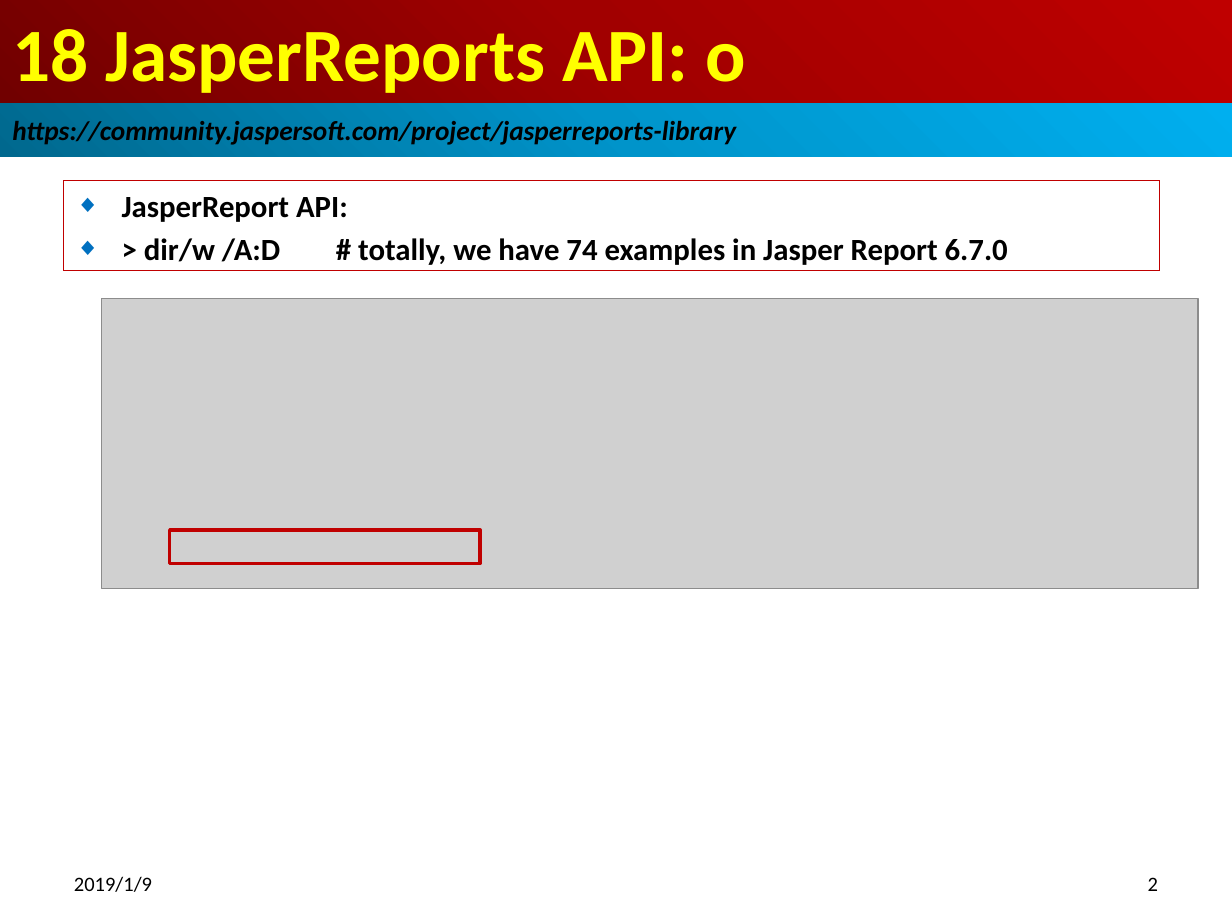
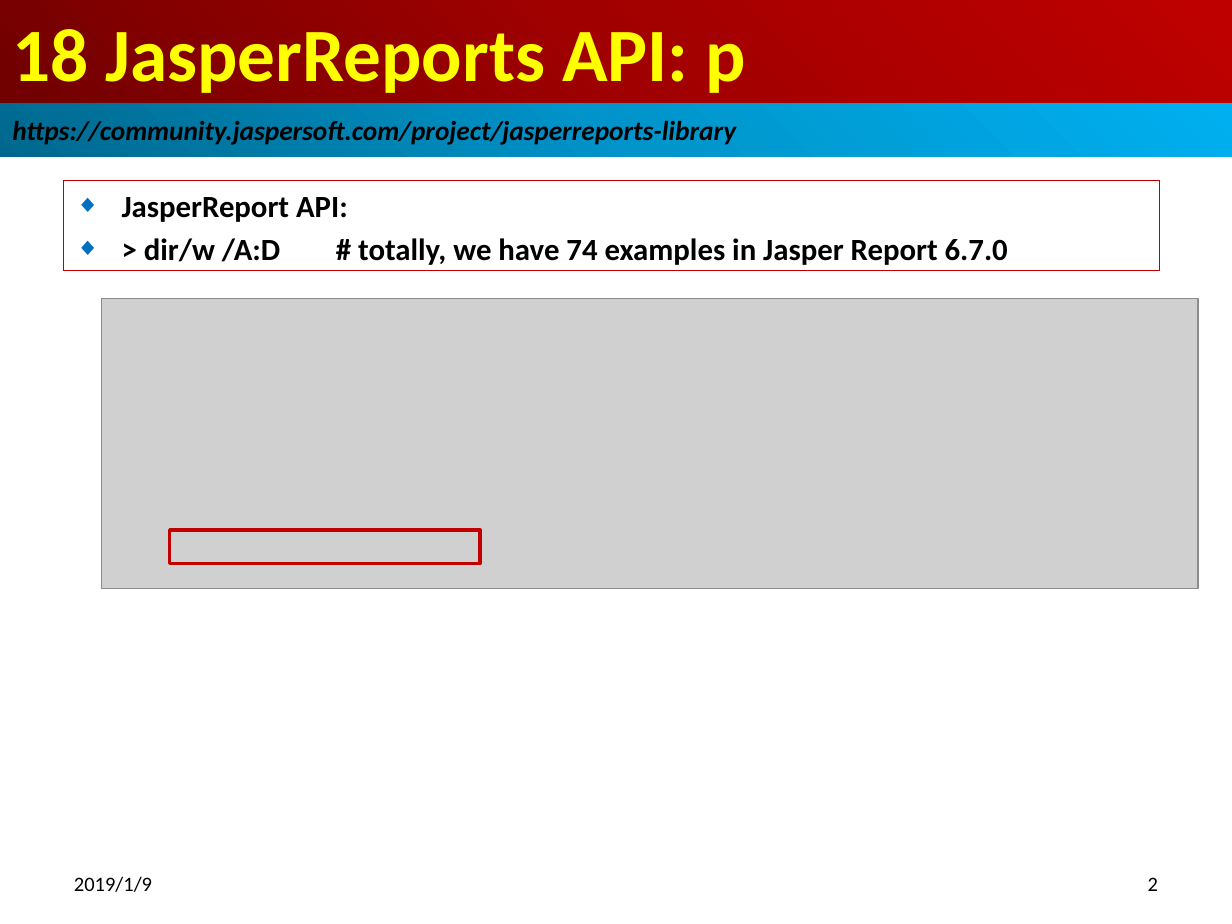
Before and after one commit to peterhchen/100-jasper-report-api-6.7.0, a slide deck: slide 2 of 15_Ch18_API_p.pptx. Drawn at 1232x924 pixels with LibreOffice and Linux fonts; fonts in the diff are those of the drawing; grey boxes stand for pictures. Boxes give left, top, right and bottom in pixels: in the first picture for what was removed or moved away, otherwise in the second. Text is boxed around its words. In the diff, an @@ line names an element or a change of style, - is before the commit and + after.

```diff
--- a/15_Ch18_API_p.pptx
+++ b/15_Ch18_API_p.pptx
@@ title at box(12, 29, 745, 93): text changed @@
-18 JasperReports API: o
+18 JasperReports API: p
```
Also in this commit, not shown: 2 other files.
